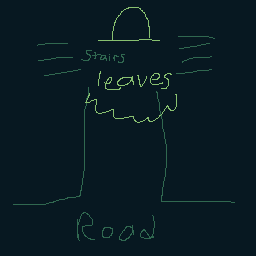
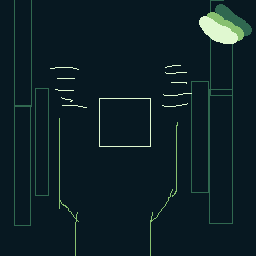
Comparing the layer stacks of the two 256×256 images. Changes:
showed "palette" over [173, 0, 252, 85]
added layer "Layer 7" above "rough sketch" over [13, 0, 252, 256]
hid "rough sketch", painted on it over [13, 0, 252, 256]
painted on "Layer 1" over [13, 0, 252, 256]
